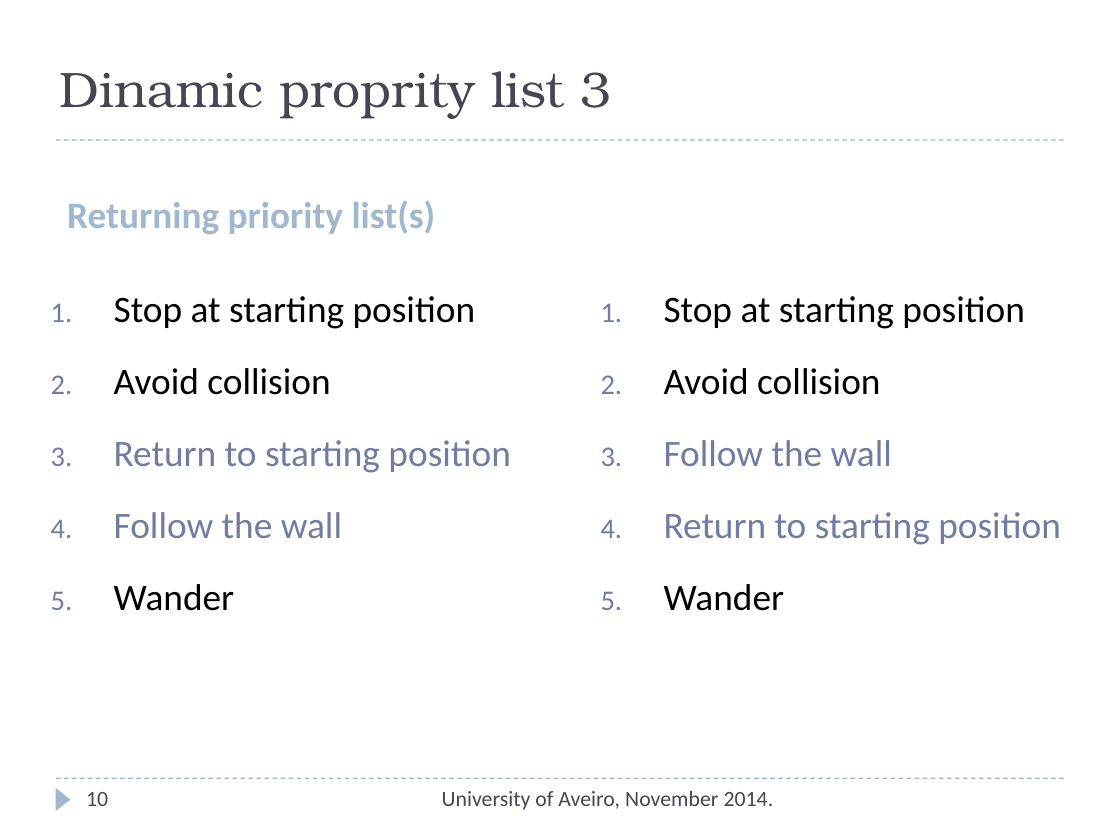
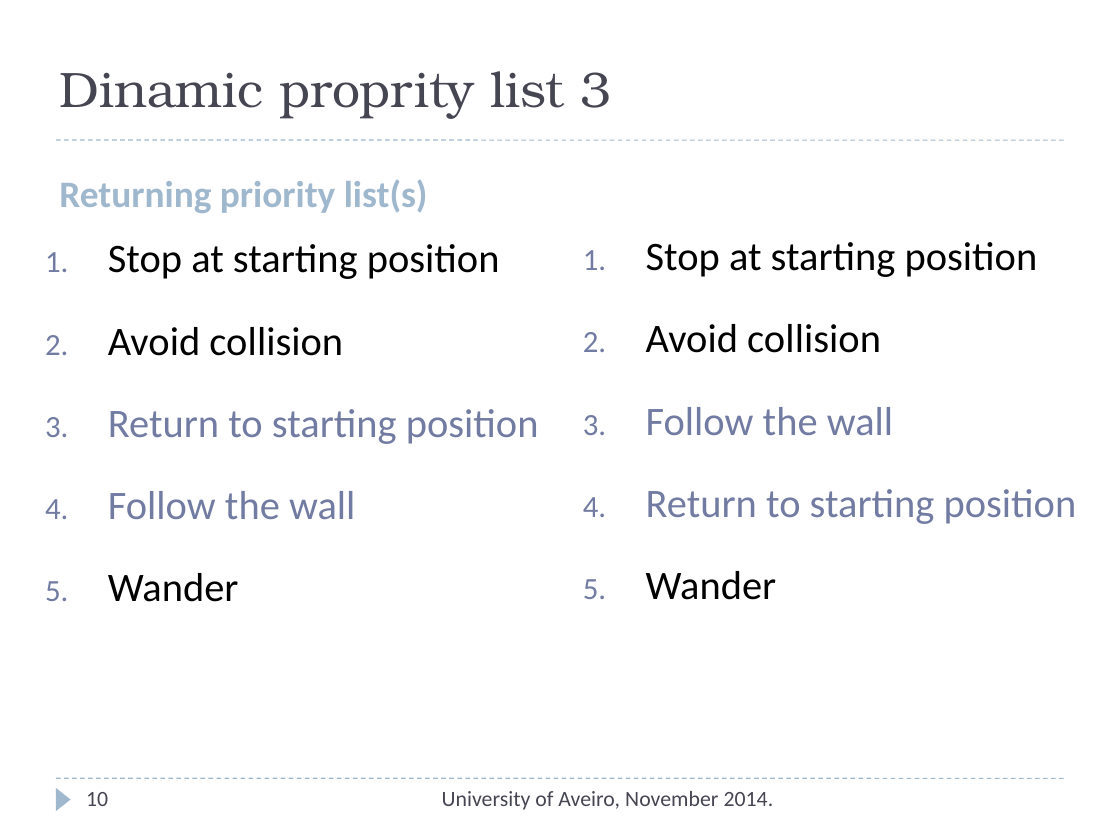
Before and after one commit to TravellerVS/RoboticAgent, a slide deck: slide 10 of Project2/Documentation/Prezentacija.ppt. Drawn at 1120x840 pixels with LibreOffice and Linux fonts; fonts in the diff are those of the drawing. Boxes give left, top, right and bottom in pixels: in the first picture for what was removed or moved away, otherwise in the second. Text is boxed around its words. In the diff, an @@ line names an element or a change of style, - is before the commit and + after.

```diff
--- a/Project2/Documentation/Prezentacija.ppt
+++ b/Project2/Documentation/Prezentacija.ppt
@@ text "Returning priority list(s)": place and size @@
-text "Returning priority list(s)" at (67, 200, 436, 234)
+text "Returning priority list(s)" at (59, 180, 428, 213)
@@ text "Stop at starting position": place and size @@
-text "Stop at starting position" at (114, 296, 511, 611)
+text "Stop at starting position" at (108, 244, 539, 602)
@@ text "Stop at starting position" at (108, 244, 539, 602): size 24.1 to 26 pt; line spacing 1.4 to 1.5 @@
@@ text "Stop at starting position" at (646, 242, 1077, 600): size 24.1 to 26 pt; line spacing 1.4 to 1.5 @@
@@ text "Stop at starting position": place and size @@
-text "Stop at starting position" at (664, 296, 1061, 611)
+text "Stop at starting position" at (646, 242, 1077, 600)
```
Also in this commit, not shown: 2 other slides changed, 1 other file.
